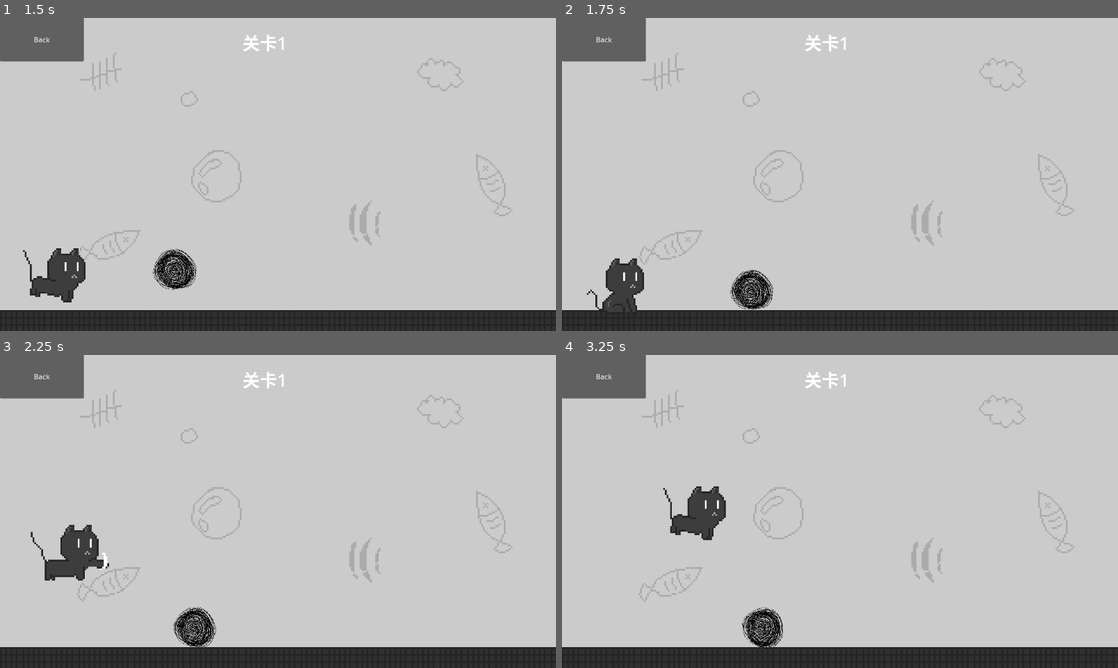
Above: before the commit, frames 1-4 (two rows, left to right).
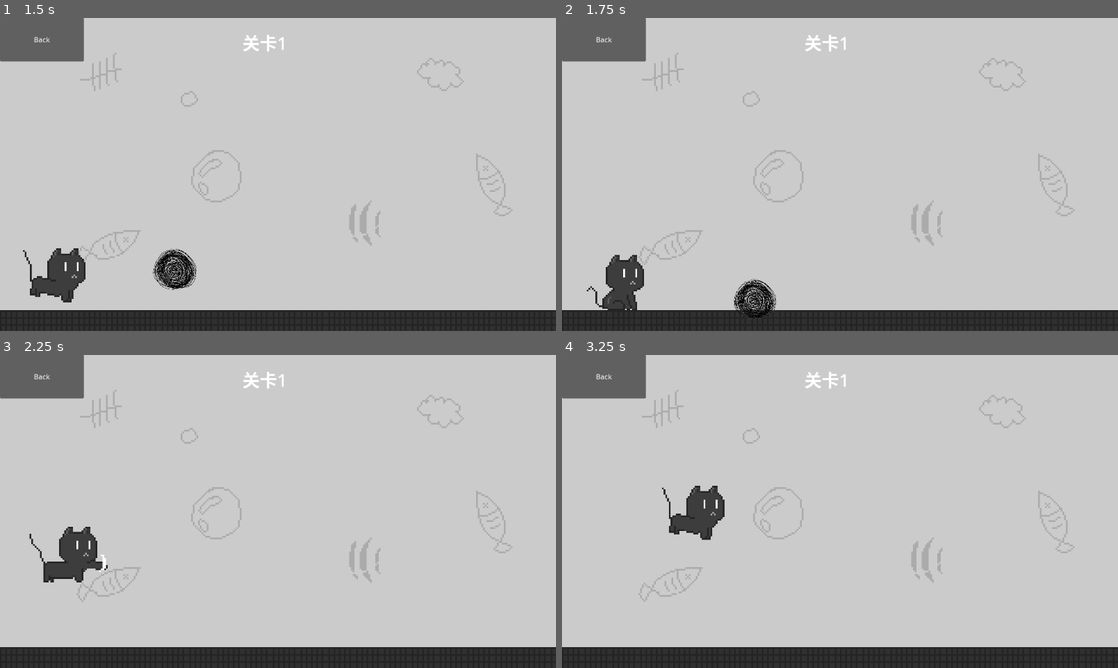
Above: after the commit, the same moments.

Repository: lzcm729/cat-and-string-ball
Game: Godot game, scene res://GUI/start_menu.tscn
Same seed, same stepped clock (60 frames per second), same inputs: the game is played once before the commit and once after it.
Inputs:
- Up to frame 1 (1.5 s): click "Play" at 0.5 s; click "关卡1" at 1.25 s
- Up to frame 2 (1.75 s): no input
- Up to frame 3 (2.25 s): tap Enter (ui_accept) at 2 s; hold Right (ui_right) from 2.03 s (still down); tap F (ui_patpat) at 2.1 s
- Up to frame 4 (3.25 s): keep holding Right (ui_right); tap Enter (ui_accept) at 2.27, 3.02 s; tap F (ui_patpat) at 2.85 s

Frame 1 is identical in both runs. In frame 2, 1.1% of the frame differs, in the area x 4-39%, y 75-97%; in frame 3, 1.2%, in the area x 5-39%, y 54-94%; in frame 4, 1.0%.

Commit message:
猫击打球，按下动画才会生成碰撞体

Diff:
--- a/Levels/vacant_room.tres
+++ b/Levels/vacant_room.tres
@@ -29,6 +29,5 @@
 5:0/0/physics_layer_0/angular_velocity = 0.0
 
 [resource]
-physics_layer_0/collision_layer = 3
-physics_layer_0/collision_mask = 3
+physics_layer_0/collision_layer = 1
 sources/1 = SubResource("TileSetAtlasSource_3tvcw")
--- a/cat/cat.gd
+++ b/cat/cat.gd
@@ -6,8 +6,9 @@
 
 var gravity = ProjectSettings.get_setting("physics/2d/default_gravity")
 
-@onready var cat_area = $CatArea  # 猫角色的碰撞区域（Area2D），在场景中命名为 CatArea
+@onready var cat_area = $Marker2D/PatArea  # 猫角色的碰撞区域（Area2D），在场景中命名为 CatArea
 @onready var cat_action = $CatAction
+@onready var animation_tree = $AnimationTree
 
 #记录猫的朝向
 var is_left = false
@@ -18,6 +19,7 @@
 		velocity.y += gravity * delta
 
 	var direction = Input.get_axis("ui_left", "ui_right")
+
 	if direction:
 		is_left = direction == -1
 
@@ -49,14 +51,16 @@
 			cat_action.play('JumpRight')
 
 	if Input.is_action_just_pressed("ui_patpat"):
-		if is_left:
-			cat_action.play('AttackLeft')
-		else:
-			cat_action.play('AttackRight')
 		#set_collision_layer_value(2, true)
 		for body in cat_area.get_overlapping_bodies():
 			if body.has_method("Hit"):
 				body.Hit(Vector2(10000, 0))  # 调用物体的 Hit 方法，施加力量向量 (10000, 0)
 		#set_collision_layer_value(2, false)
+		if is_left:
+			cat_action.play('AttackLeft')
+			await cat_action.animation_finished
+		else:
+			cat_action.play('AttackRight')
+			await cat_action.animation_finished
 
 	move_and_slide()
--- a/cat/cat.tscn
+++ b/cat/cat.tscn
@@ -2,13 +2,11 @@
 
 [ext_resource type="Script" path="res://cat/cat.gd" id="1_6rb40"]
 [ext_resource type="Texture2D" uid="uid://bvd1v3llm4gn3" path="res://UI/cat.png" id="2_oathd"]
-
-[sub_resource type="Animation" id="Animation_w70qw"]
-resource_name = "Idle"
 
 [sub_resource type="Animation" id="Animation_j475e"]
 resource_name = "RunRight"
 length = 0.5
+loop_mode = 1
 tracks/0/type = "value"
 tracks/0/imported = false
 tracks/0/enabled = true
@@ -53,21 +51,94 @@
 "update": 1,
 "values": [7]
 }
+tracks/1/type = "value"
+tracks/1/imported = false
+tracks/1/enabled = true
+tracks/1/path = NodePath("Marker2D/PatArea:rotation")
+tracks/1/interp = 1
+tracks/1/loop_wrap = true
+tracks/1/keys = {
+"times": PackedFloat32Array(0),
+"transitions": PackedFloat32Array(1),
+"update": 0,
+"values": [1.5708]
+}
+tracks/2/type = "value"
+tracks/2/imported = false
+tracks/2/enabled = true
+tracks/2/path = NodePath("Marker2D/PatArea:position")
+tracks/2/interp = 1
+tracks/2/loop_wrap = true
+tracks/2/keys = {
+"times": PackedFloat32Array(0),
+"transitions": PackedFloat32Array(1),
+"update": 0,
+"values": [Vector2(37, 18)]
+}
+tracks/3/type = "value"
+tracks/3/imported = false
+tracks/3/enabled = true
+tracks/3/path = NodePath("Marker2D/PatArea/CollisionShape2D:disabled")
+tracks/3/interp = 1
+tracks/3/loop_wrap = true
+tracks/3/keys = {
+"times": PackedFloat32Array(0),
+"transitions": PackedFloat32Array(1),
+"update": 1,
+"values": [false]
+}
 
 [sub_resource type="Animation" id="Animation_2hibm"]
 resource_name = "AttackLeft"
-length = 0.5
-tracks/0/type = "value"
-tracks/0/imported = false
-tracks/0/enabled = true
-tracks/0/path = NodePath("Sprite2D:frame")
-tracks/0/interp = 1
-tracks/0/loop_wrap = true
-tracks/0/keys = {
-"times": PackedFloat32Array(0, 0.1, 0.2, 0.3, 0.4),
+length = 1.5
+step = 0.3
+tracks/0/type = "value"
+tracks/0/imported = false
+tracks/0/enabled = true
+tracks/0/path = NodePath("Sprite2D:frame")
+tracks/0/interp = 1
+tracks/0/loop_wrap = true
+tracks/0/keys = {
+"times": PackedFloat32Array(0, 0.3, 0.6, 0.9, 1.2),
 "transitions": PackedFloat32Array(1, 1, 1, 1, 1),
 "update": 1,
 "values": [32, 33, 34, 35, 36]
+}
+tracks/1/type = "value"
+tracks/1/imported = false
+tracks/1/enabled = true
+tracks/1/path = NodePath("Marker2D/PatArea:position")
+tracks/1/interp = 1
+tracks/1/loop_wrap = true
+tracks/1/keys = {
+"times": PackedFloat32Array(0),
+"transitions": PackedFloat32Array(1),
+"update": 0,
+"values": [Vector2(-107, 18)]
+}
+tracks/2/type = "value"
+tracks/2/imported = false
+tracks/2/enabled = true
+tracks/2/path = NodePath("Marker2D/PatArea:rotation")
+tracks/2/interp = 1
+tracks/2/loop_wrap = true
+tracks/2/keys = {
+"times": PackedFloat32Array(0),
+"transitions": PackedFloat32Array(1),
+"update": 0,
+"values": [1.5708]
+}
+tracks/3/type = "value"
+tracks/3/imported = false
+tracks/3/enabled = true
+tracks/3/path = NodePath("Marker2D/PatArea/CollisionShape2D:disabled")
+tracks/3/interp = 1
+tracks/3/loop_wrap = true
+tracks/3/keys = {
+"times": PackedFloat32Array(0, 1.2),
+"transitions": PackedFloat32Array(1, 1),
+"update": 1,
+"values": [false, true]
 }
 
 [sub_resource type="Animation" id="Animation_lm0sj"]
@@ -85,10 +156,47 @@
 "update": 1,
 "values": [12, 13, 14, 15, 16]
 }
+tracks/1/type = "value"
+tracks/1/imported = false
+tracks/1/enabled = true
+tracks/1/path = NodePath("Marker2D/PatArea:rotation")
+tracks/1/interp = 1
+tracks/1/loop_wrap = true
+tracks/1/keys = {
+"times": PackedFloat32Array(0),
+"transitions": PackedFloat32Array(1),
+"update": 0,
+"values": [1.5708]
+}
+tracks/2/type = "value"
+tracks/2/imported = false
+tracks/2/enabled = true
+tracks/2/path = NodePath("Marker2D/PatArea:position")
+tracks/2/interp = 1
+tracks/2/loop_wrap = true
+tracks/2/keys = {
+"times": PackedFloat32Array(0),
+"transitions": PackedFloat32Array(1),
+"update": 0,
+"values": [Vector2(37, 18)]
+}
+tracks/3/type = "value"
+tracks/3/imported = false
+tracks/3/enabled = true
+tracks/3/path = NodePath("Marker2D/PatArea/CollisionShape2D:disabled")
+tracks/3/interp = 1
+tracks/3/loop_wrap = true
+tracks/3/keys = {
+"times": PackedFloat32Array(0, 0.4),
+"transitions": PackedFloat32Array(1, 1),
+"update": 1,
+"values": [false, true]
+}
 
 [sub_resource type="Animation" id="Animation_fgu45"]
 resource_name = "JumpLeft"
 length = 0.1
+loop_mode = 1
 tracks/0/type = "value"
 tracks/0/imported = false
 tracks/0/enabled = true
@@ -105,6 +213,7 @@
 [sub_resource type="Animation" id="Animation_h2f5l"]
 resource_name = "JumpRight"
 length = 0.1
+loop_mode = 1
 tracks/0/type = "value"
 tracks/0/imported = false
 tracks/0/enabled = true
@@ -121,6 +230,7 @@
 [sub_resource type="Animation" id="Animation_xuep6"]
 resource_name = "FallLeft"
 length = 0.1
+loop_mode = 1
 tracks/0/type = "value"
 tracks/0/imported = false
 tracks/0/enabled = true
@@ -137,6 +247,7 @@
 [sub_resource type="Animation" id="Animation_tcosr"]
 resource_name = "FallRight"
 length = 0.1
+loop_mode = 1
 tracks/0/type = "value"
 tracks/0/imported = false
 tracks/0/enabled = true
@@ -153,6 +264,7 @@
 [sub_resource type="Animation" id="Animation_xka4b"]
 resource_name = "IdleLeft"
 length = 0.6
+loop_mode = 1
 tracks/0/type = "value"
 tracks/0/imported = false
 tracks/0/enabled = true
@@ -164,11 +276,48 @@
 "transitions": PackedFloat32Array(1, 1, 1, 1, 1, 1),
 "update": 1,
 "values": [20, 21, 22, 23, 24, 25]
+}
+tracks/1/type = "value"
+tracks/1/imported = false
+tracks/1/enabled = true
+tracks/1/path = NodePath("Marker2D/PatArea:position")
+tracks/1/interp = 1
+tracks/1/loop_wrap = true
+tracks/1/keys = {
+"times": PackedFloat32Array(0),
+"transitions": PackedFloat32Array(1),
+"update": 0,
+"values": [Vector2(-1, -2)]
+}
+tracks/2/type = "value"
+tracks/2/imported = false
+tracks/2/enabled = true
+tracks/2/path = NodePath("Marker2D/PatArea:rotation")
+tracks/2/interp = 1
+tracks/2/loop_wrap = true
+tracks/2/keys = {
+"times": PackedFloat32Array(0),
+"transitions": PackedFloat32Array(1),
+"update": 0,
+"values": [0.0]
+}
+tracks/3/type = "value"
+tracks/3/imported = false
+tracks/3/enabled = true
+tracks/3/path = NodePath("Marker2D/PatArea/CollisionShape2D:disabled")
+tracks/3/interp = 1
+tracks/3/loop_wrap = true
+tracks/3/keys = {
+"times": PackedFloat32Array(0),
+"transitions": PackedFloat32Array(1),
+"update": 1,
+"values": [true]
 }
 
 [sub_resource type="Animation" id="Animation_sjxyq"]
 resource_name = "IdleRight"
 length = 0.6
+loop_mode = 1
 tracks/0/type = "value"
 tracks/0/imported = false
 tracks/0/enabled = true
@@ -180,6 +329,42 @@
 "transitions": PackedFloat32Array(1, 1, 1, 1, 1, 1),
 "update": 1,
 "values": [0, 1, 2, 3, 4, 5]
+}
+tracks/1/type = "value"
+tracks/1/imported = false
+tracks/1/enabled = true
+tracks/1/path = NodePath("Marker2D/PatArea:position")
+tracks/1/interp = 1
+tracks/1/loop_wrap = true
+tracks/1/keys = {
+"times": PackedFloat32Array(0),
+"transitions": PackedFloat32Array(1),
+"update": 0,
+"values": [Vector2(-1, -2)]
+}
+tracks/2/type = "value"
+tracks/2/imported = false
+tracks/2/enabled = true
+tracks/2/path = NodePath("Marker2D/PatArea:rotation")
+tracks/2/interp = 1
+tracks/2/loop_wrap = true
+tracks/2/keys = {
+"times": PackedFloat32Array(0),
+"transitions": PackedFloat32Array(1),
+"update": 0,
+"values": [0.0]
+}
+tracks/3/type = "value"
+tracks/3/imported = false
+tracks/3/enabled = true
+tracks/3/path = NodePath("Marker2D/PatArea/CollisionShape2D:disabled")
+tracks/3/interp = 1
+tracks/3/loop_wrap = true
+tracks/3/keys = {
+"times": PackedFloat32Array(0),
+"transitions": PackedFloat32Array(1),
+"update": 1,
+"values": [true]
 }
 
 [sub_resource type="AnimationLibrary" id="AnimationLibrary_xxpiv"]
@@ -188,7 +373,6 @@
 "AttackRight": SubResource("Animation_lm0sj"),
 "FallLeft": SubResource("Animation_xuep6"),
 "FallRight": SubResource("Animation_tcosr"),
-"Idle": SubResource("Animation_w70qw"),
 "IdleLeft": SubResource("Animation_xka4b"),
 "IdleRight": SubResource("Animation_sjxyq"),
 "JumpLeft": SubResource("Animation_fgu45"),
@@ -198,10 +382,16 @@
 "RunRight": SubResource("Animation_j475e")
 }
 
-[sub_resource type="RectangleShape2D" id="RectangleShape2D_abu8b"]
-size = Vector2(101.5, 40)
+[sub_resource type="CapsuleShape2D" id="CapsuleShape2D_kf1xv"]
+radius = 23.0
+height = 98.0
+
+[sub_resource type="CapsuleShape2D" id="CapsuleShape2D_nlfbr"]
+radius = 31.0
+height = 96.0
 
 [node name="Cat" type="CharacterBody2D"]
+collision_layer = 0
 script = ExtResource("1_6rb40")
 
 [node name="Sprite2D" type="Sprite2D" parent="."]
@@ -214,37 +404,23 @@
 libraries = {
 "": SubResource("AnimationLibrary_xxpiv")
 }
+autoplay = "IdleRight"
 
 [node name="CollisionShape2D" type="CollisionShape2D" parent="."]
-position = Vector2(-4.75, 38)
-shape = SubResource("RectangleShape2D_abu8b")
-
-[node name="Control" type="Control" parent="."]
-visible = false
-layout_mode = 3
-anchors_preset = 0
-offset_right = 40.0
-offset_bottom = 40.0
-
-[node name="Panel" type="Panel" parent="Control"]
-layout_mode = 0
-offset_left = -10.0
-offset_top = -10.0
-offset_right = 10.0
-offset_bottom = 10.0
-
-[node name="Label" type="Label" parent="Control"]
-layout_mode = 0
-offset_left = -10.0
-offset_top = -10.0
-offset_right = 10.0
-offset_bottom = 10.0
-theme_override_font_sizes/font_size = 14
-text = "猫"
-horizontal_alignment = 1
-
-[node name="CatArea" type="Area2D" parent="."]
-
-[node name="CollisionShape2D" type="CollisionShape2D" parent="CatArea"]
-position = Vector2(21, 0)
-shape = SubResource("RectangleShape2D_abu8b")
+position = Vector2(8, 43)
+rotation = 1.5708
+shape = SubResource("CapsuleShape2D_kf1xv")
+
+[node name="Marker2D" type="Marker2D" parent="."]
+
+[node name="PatArea" type="Area2D" parent="Marker2D"]
+position = Vector2(37, 18)
+rotation = 1.5708
+collision_layer = 8
+collision_mask = 8
+
+[node name="CollisionShape2D" type="CollisionShape2D" parent="Marker2D/PatArea"]
+position = Vector2(0, -42)
+rotation = 1.5708
+shape = SubResource("CapsuleShape2D_nlfbr")
+debug_color = Color(0.918074, 0.213702, 0.480587, 0.42)
